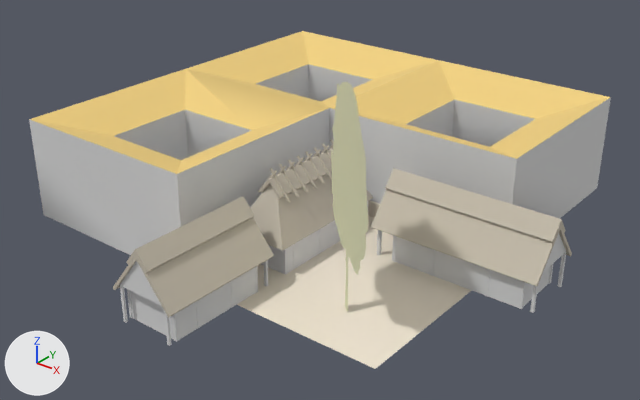
What one commit did to the OBJ model assets/stl_export/2212.obj.
Both versions are drawn from a camera (50 mm lens) standing at (37.5, -48.0, 29.6) and looking at (3.0, -4.9, 2.9). The axes (+X, +Y, +Z) are drawn at lower left. The lights are the same throughout. The first picture is the older version. Where no turn or scale is listed for an object, it has been applied to the vertices. Vertices at exactly the same position are counted once.

In view in the first picture: '2212'.
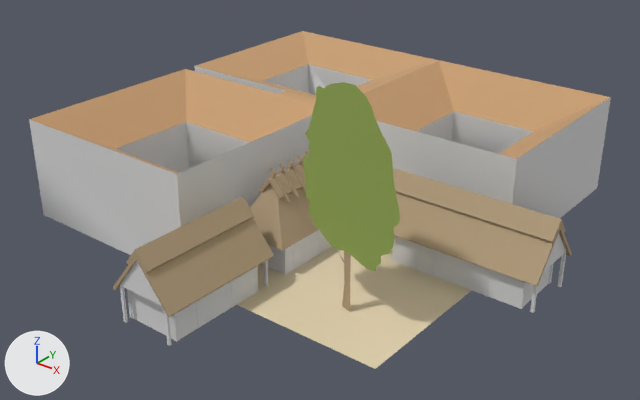
Changed parts and their boxes (x1, y1, x2, y2) in the pictures (640 x 400 px; the box of a moved part takes in the faces that stretch with it):
```json
{"object": "2212", "change": "recoloured, reshaped", "before": [29, 31, 611, 369], "after": [29, 31, 611, 369], "on screen": "light grey to brown"}
{"part": 1, "of": "me_2212", "change": "moved or reshaped", "before": [29, 31, 610, 174], "after": [29, 31, 610, 174]}
{"part": 2, "of": "me_2212", "change": "moved or reshaped", "before": [332, 82, 367, 279], "after": [305, 82, 396, 283]}
{"part": 3, "of": "me_2212", "change": "recoloured", "before": [345, 253, 348, 310], "after": [345, 253, 348, 310]}
{"part": 4, "of": "me_2212", "change": "recoloured", "before": [331, 145, 368, 275], "after": [303, 150, 400, 271]}
```

Scene script edits in JSON lines:
```json
{"op": "set", "path": "mat_cortyard.base_color", "old": "(0.878, 0.792, 0.651)", "new": "(0.757, 0.639, 0.427)", "note": "pale yellow #f1e6d3 -> beige #e2d1af"}
{"op": "set", "path": "mat_material.base_color", "old": "(0.878, 0.639, 0.224)", "new": "(0.577, 0.349, 0.176)", "note": "yellow #f1d182 -> brown #c89f74"}
{"op": "set", "path": "mat_straw.base_color", "old": "(0.569, 0.514, 0.42)", "new": "(0.447, 0.333, 0.204)", "note": "light grey #c7bead -> beige #b29c7d"}
{"op": "add", "block": "mat_tree", "code": ["mat_tree = principled_material('tree')", "mat_tree.base_color = (0.294, 0.4, 0.0902)  # green #94aa55", "mat_tree.roughness = 1.0"]}
{"block": "me_2212", "where": "# used by ob_2212; location = (0.0, 0.0, 0.0)"}
{"op": "remove", "block": "me_2212", "code": "me_2212.from_pydata(...)  # 698 vertices, 1102 faces; spans x -15.0..19.4, y -20.7..15.0, z 0.0..14.4"}
{"op": "add", "block": "me_2212", "code": "me_2212.from_pydata(...)  # 706 vertices, 1114 faces; spans x -15.0..19.4, y -20.7..15.0, z 0.0..14.4"}
{"block": "me_2212", "change": "me_2212 part 1"}
{"block": "me_2212", "change": "7 vertices are removed from x -15.0..0.0, y 0.0..15.0, z 0.0..6.5"}
{"block": "me_2212", "change": "36 faces are deleted"}
{"block": "me_2212", "change": "10 vertices in x -11.0..11.0, y -11.0..11.0, z 6.0 move by (0.0, 0.0, -1.0)"}
{"block": "me_2212", "change": "15 vertices are added at x -15.0..0.0, y 0.0..15.0, z 0.0..7.5"}
{"block": "me_2212", "change": "2 new faces join them, mat_cortyard (beige #e2d1af)"}
{"block": "me_2212", "change": "35 new faces join them, mat_default (light grey #dadada)"}
{"block": "me_2212", "change": "11 new faces join them, mat_material (brown #c89f74)"}
{"block": "me_2212", "change": "me_2212 part 2"}
{"block": "me_2212", "change": "24 vertices are removed from x 6.9..13.1, y -13.6..-8.6, z 3.1..14.4"}
{"block": "me_2212", "change": "34 faces are deleted"}
{"block": "me_2212", "change": "3 vertices in x 10.3..10.4, y -11.4, z 1.4..3.9 move by (0.1, 0.1, 0.0)"}
{"block": "me_2212", "change": "3 vertices in x 9.8..10.0, y -11.1..-11.0, z 0.0..3.9 move by (-0.1, -0.1, 0.0)"}
{"block": "me_2212", "change": "3 vertices in x 6.8..7.0, y -8.6..-8.5, z 5.9..8.7 move by (-0.8, -1.6, 0.0)"}
{"block": "me_2212", "change": "3 vertices in x 13.3, y -13.8, z 6.7..9.4 move by (0.8, 1.6, 0.0)"}
{"block": "me_2212", "change": "25 vertices move from x 6.8..13.6, y -14.0..-8.5, z 0.0..9.3 to x 5.9..14.5, y -12.3..-10.1, z 0.0..9.3"}
{"block": "me_2212", "change": "24 vertices are added at x 6.1..13.8, y -12.2..-10.2, z 3.1..14.4"}
{"block": "me_2212", "change": "9 new faces join them, mat_straw (beige #b29c7d)"}
{"block": "me_2212", "change": "25 new faces join them, mat_tree (green #94aa55)"}
{"block": "me_2212", "change": "me_2212 part 3: 11 faces spanning x 9.7..10.5, y -11.3..-11.1, z 0.0..3.9 switch from mat_w (beige #e2e2bc) to mat_straw (beige #b29c7d)"}
{"block": "me_2212", "change": "me_2212 part 4: 25 faces spanning x 5.9..14.5, y -12.3..-10.1, z 3.7..9.4 switch from mat_w (beige #e2e2bc) to mat_tree (green #94aa55)"}
```
